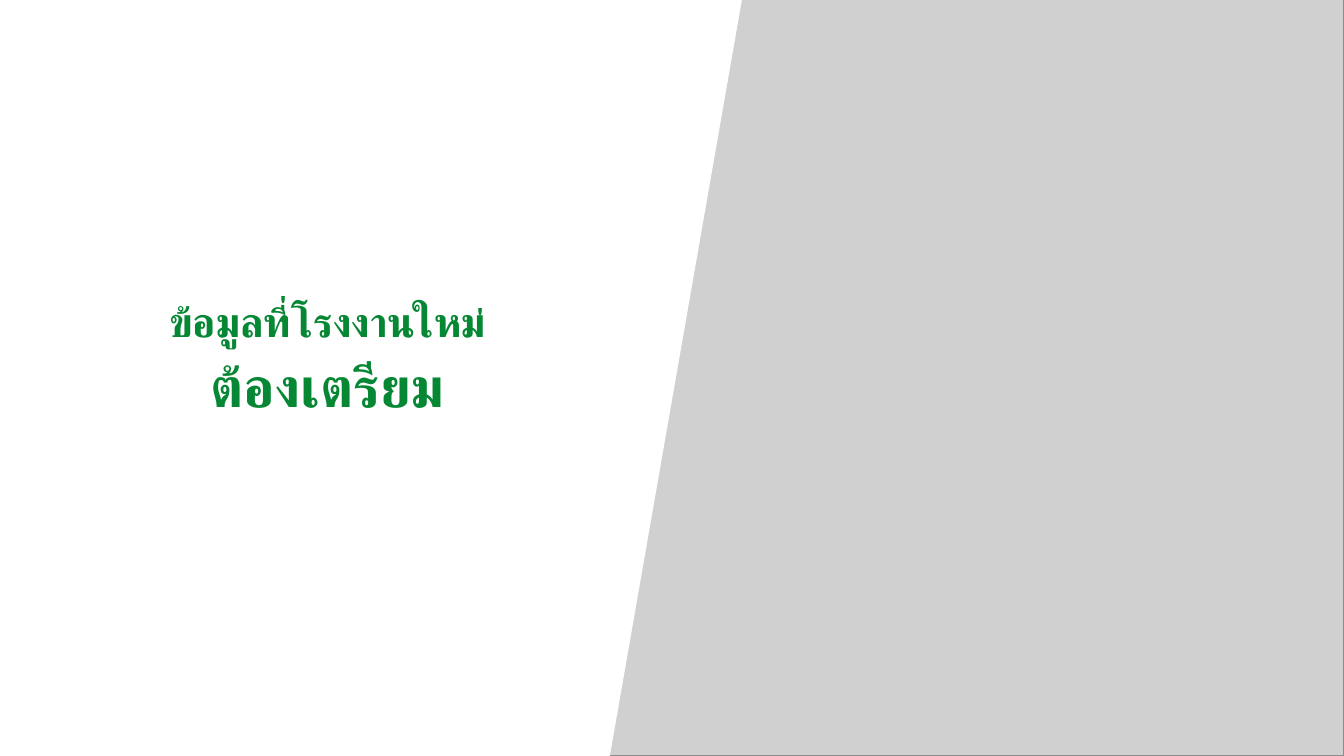
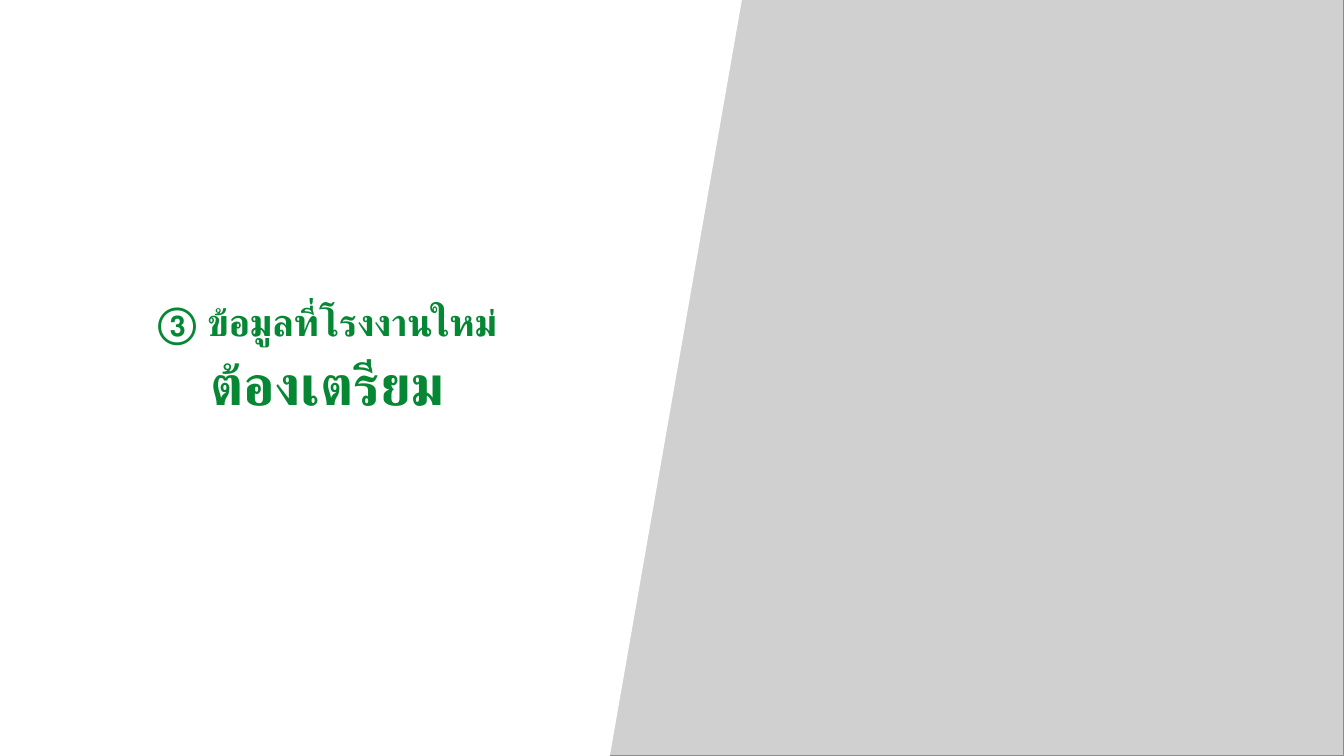
Before and after one commit to tsat4pd3-sketch/4Mmanagement, a slide deck: slide 6 of docs/meetings/ESM_New_Factory_Deploy_Checklist_2026-10-28.pptx (slide 8 before the commit). Drawn at 1344x756 pixels with LibreOffice and Linux fonts; fonts in the diff are those of the drawing; grey boxes stand for pictures. Boxes give left, top, right and bottom in pixels: in the first picture for what was removed or moved away, otherwise in the second. Text is boxed around its words. In the diff, an @@ line names an element or a change of style, - is before the commit and + after.

```diff
--- a/docs/meetings/ESM_New_Factory_Deploy_Checklist_2026-10-28.pptx
+++ b/docs/meetings/ESM_New_Factory_Deploy_Checklist_2026-10-28.pptx
@@ text at (158,306,497,346): text changed; size 29.5 to 27 pt @@
-ข้อมูลที่โรงงานใหม่
+③ ข้อมูลที่โรงงานใหม่
```
Also in this commit, not shown: 4 other slides changed, 8 slides added, 9 slides removed, 5 other files.
